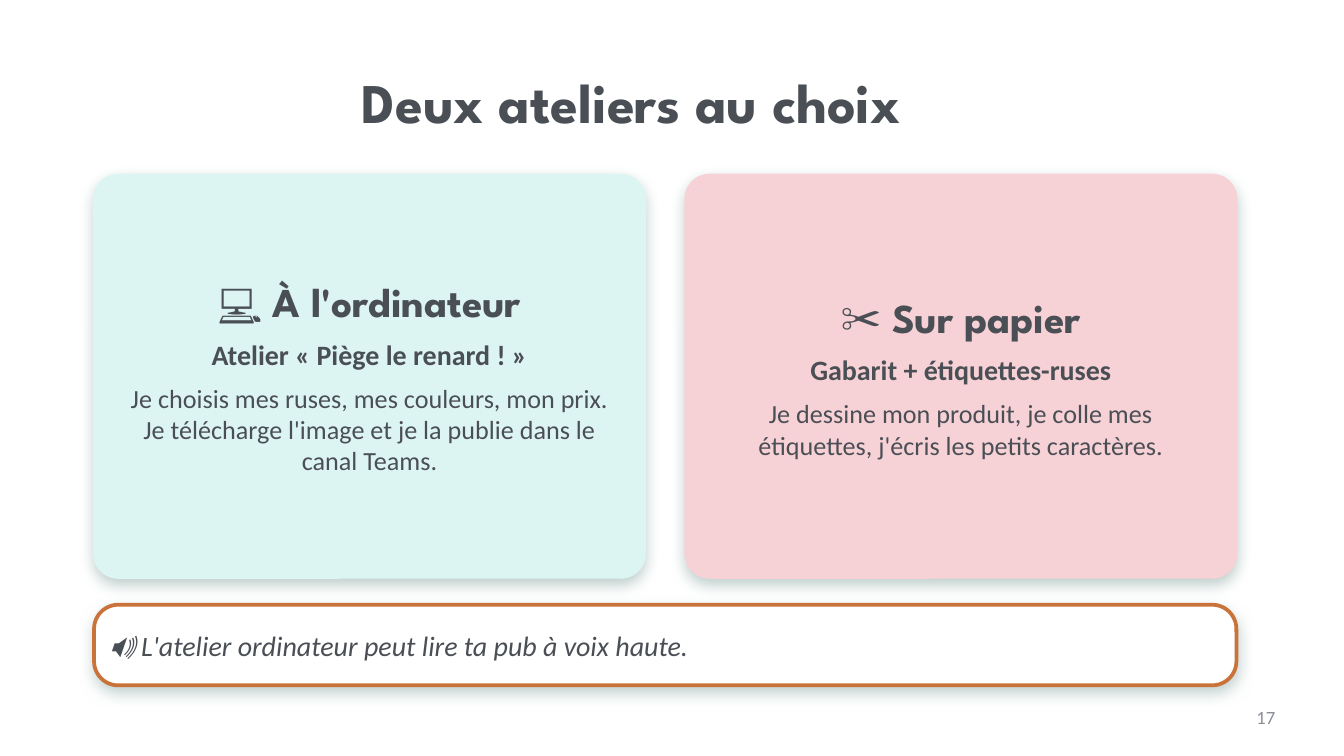
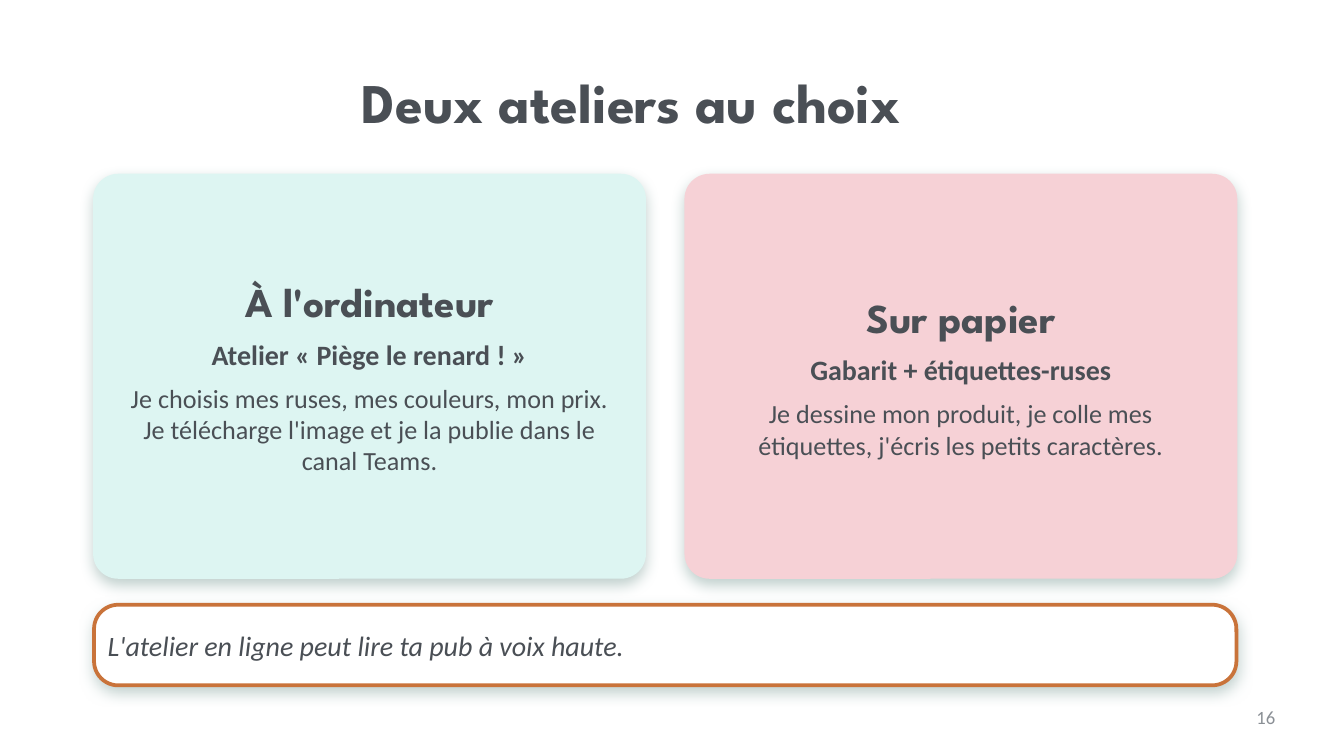
Before and after one commit to isabellepedneault111-ai/Chat-, a slide deck: slide 16 of PPS_Consommation_Hub_Teams/Lecons/2026-10-20_Mardi_Detectives-de-la-pub/1_Diaporama_Grand-groupe.pptx (slide 17 before the commit). Drawn at 1344x756 pixels with LibreOffice and Linux fonts; fonts in the diff are those of the drawing; background and template pictures are left out. Boxes give left, top, right and bottom in pixels: in the first picture for what was removed or moved away, otherwise in the second. Text is boxed around its words. In the diff, an @@ line names an element or a change of style, - is before the commit and + after.

```diff
--- a/PPS_Consommation_Hub_Teams/Lecons/2026-10-20_Mardi_Detectives-de-la-pub/1_Diaporama_Grand-groupe.pptx
+++ b/PPS_Consommation_Hub_Teams/Lecons/2026-10-20_Mardi_Detectives-de-la-pub/1_Diaporama_Grand-groupe.pptx
@@ text at [245,281,494,318]: text changed @@
-💻 À l'ordinateur
+À l'ordinateur
@@ text at [866,305,1056,342]: text changed @@
-✂️ Sur papier
+Sur papier
@@ text at [108,636,624,661]: text changed @@
-🔊 L'atelier ordinateur peut lire ta pub à voix haute.
+L'atelier en ligne peut lire ta pub à voix haute.
@@ page number at [1256,711,1275,724]: text changed @@
-17
+16
```
Also in this commit, not shown: 8 other slides changed, 2 slides removed, 15 other files.
